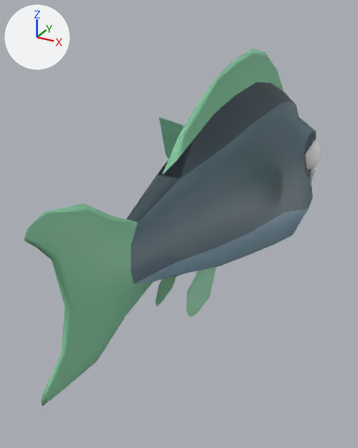
An edit to the FBX model Bear Prototypes/Assets/Models/LevelModels/Fish.fbx, drawn before and after from the same camera.
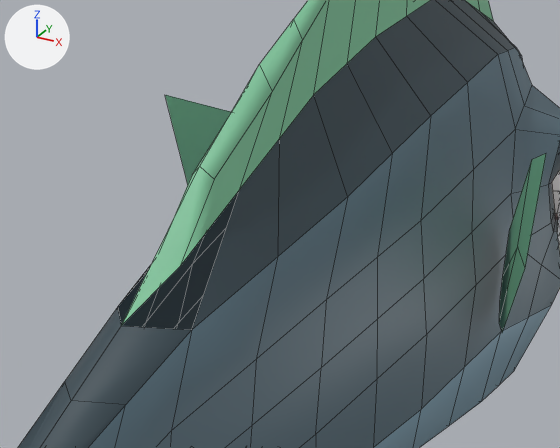
There are two pictures of each version: one whole from a 50 mm lens placed at (0.01147, -0.03067, 0.01038), pointed at (-0.00129, -0.00745, -0.00122), one close up from a 50 mm lens placed at (0.00614, -0.01832, 0.00848), pointed at (0.00145, -0.00979, 0.00421). Lighting does not change. The marker at upper left points along +X, +Y and +Z. The close-ups show mesh edges as thin lines. Where no turn or scale is listed for an object, it has been applied to the vertices.

Script lines for the objects in view, before the commit:
```python
me_mesh = bpy.data.meshes.new('Mesh')
me_mesh.from_pydata(...)  # 1060 vertices, 996 faces; spans x -0.004..0.004, y -0.0205..0.0092, z -0.0062..0.008
# faces by material slot: [496, 32, 170, 136, 50, 46, 66]
me_mesh.materials.append(mat_fisheyeteethwhite)  # white #ffffff
me_mesh.materials.append(mat_lamberteyepupil)  # black #000000
me_mesh.materials.append(mat_fishfins)  # green #82c79e
me_mesh.materials.append(mat_fishmid)  # blue #58707d
me_mesh.materials.append(mat_fishbottom)  # blue #85a8ba
me_mesh.materials.append(mat_fishtop)  # dark blue #384952
me_mesh.materials.append(mat_fisheyesmouth)  # brown #6e3835
ob_fish = bpy.data.objects.new('Fish', me_mesh)
ob_fish.location = (0.0, 0.0, 0.00001)
```
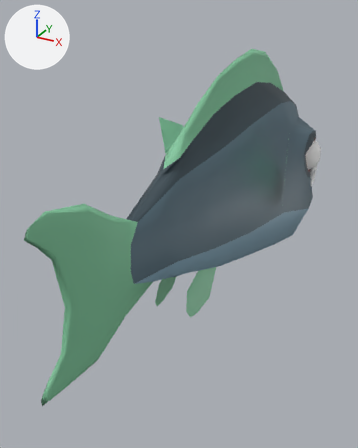
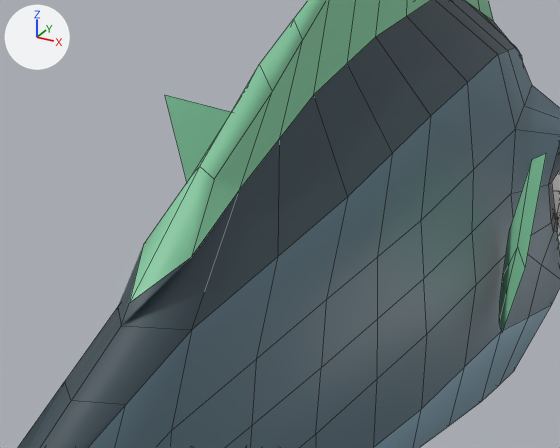
Location of each change, (x1, y1, x2, y2) in pixels of the close-ups (560 x 448 px; the box of a moved part takes in the faces that stretch with it):
part 1 of me_mesh, moved or reshaped
    before: (122, 93, 272, 324)
    after: (118, 93, 272, 330)

The edits, one by one:
me_mesh is used by ob_fish; location (0.0, 0.0, 0.00001).
me_mesh had 1060 vertices, 996 faces and spanned x -0.004..0.004, y -0.0205..0.0092, z -0.0062..0.008.
me_mesh now has 1061 vertices, 998 faces and spans x -0.004..0.004, y -0.0205..0.0092, z -0.0062..0.008.
Part 1, on me_mesh:
2 vertices are removed from x -0.0002..0.0002, y -0.0105, z 0.0036.
4 faces are deleted.
3 vertices are added at (-0.0004, -0.0105, 0.0038), (0.0, -0.0113, 0.0033), (0.0004, -0.0105, 0.0038).
4 new faces join them, mat_fishfins (green #82c79e).
2 new faces join them, mat_fishtop (dark blue #384952).
